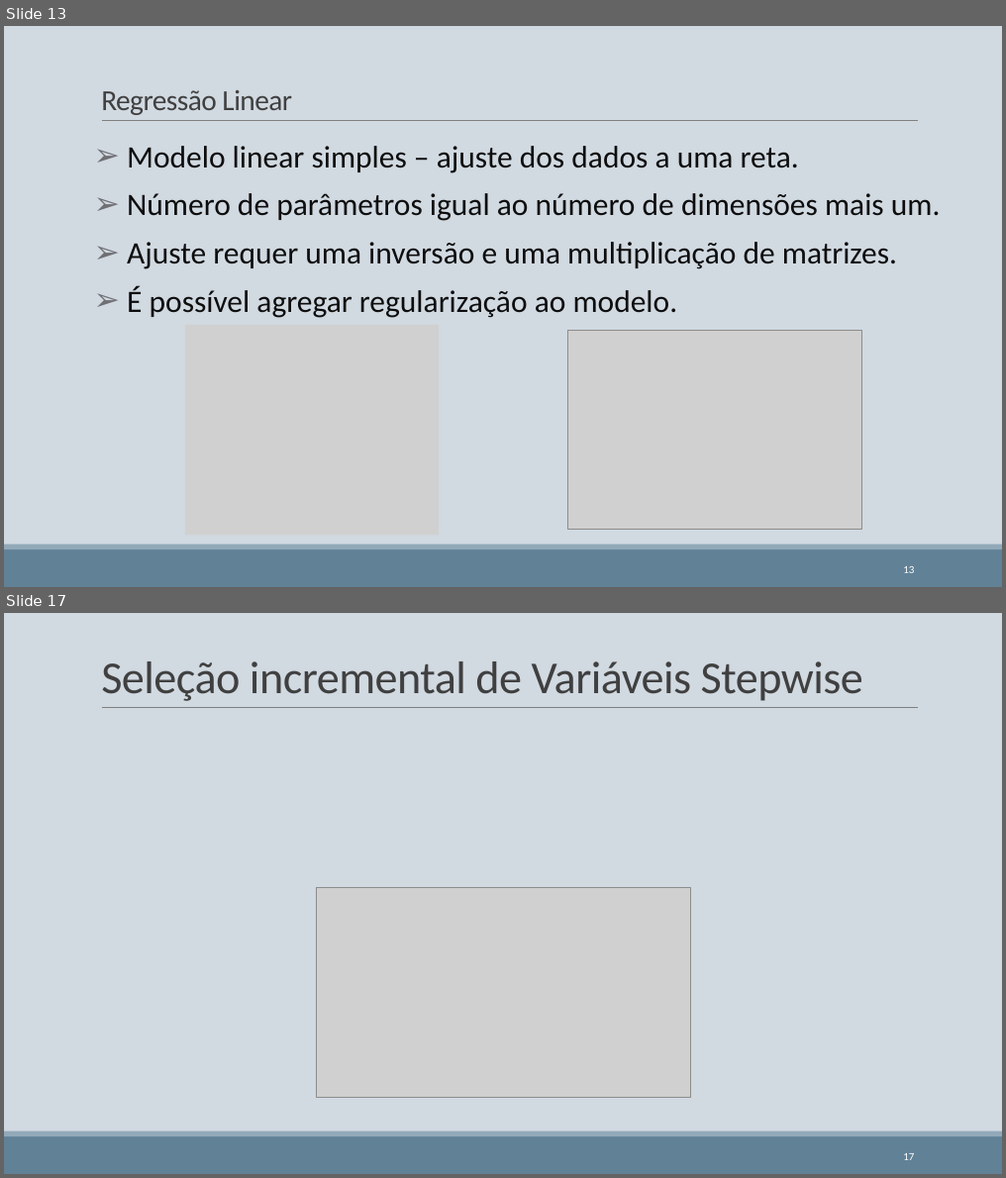
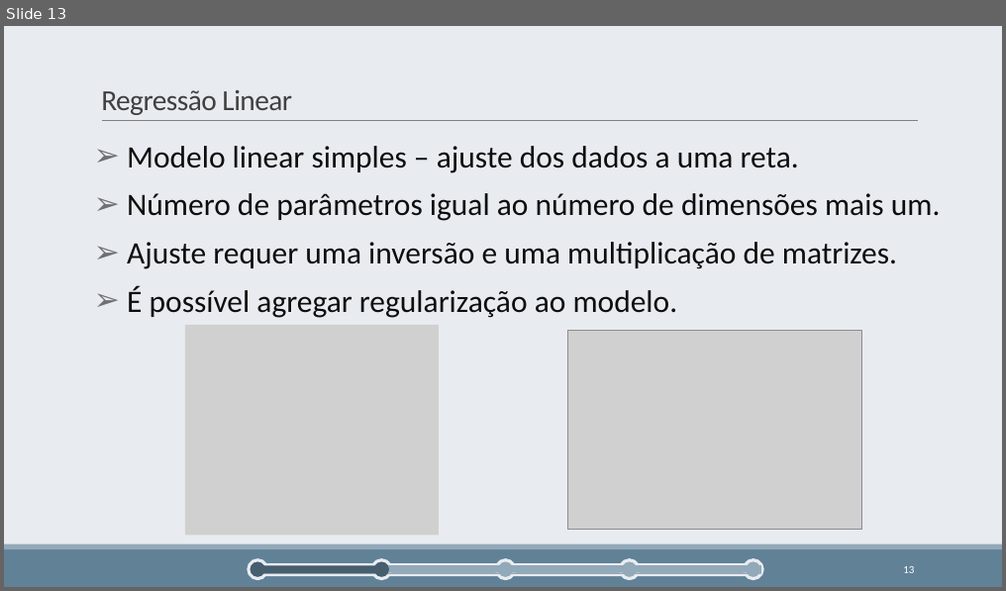
Before and after one commit to cmbhjv/TCC-Latex, a slide deck: TCC-Pres/Seleção Incremental de Variáveis utilizando Preditores Lineares e.pptx. Shown one above the other, each under a label of ours: slides 13 and 17 before the commit, slide 13 after it; the slides between them are not shown. The pictures are 1006x1178 and 1006x591 pixels, drawn with LibreOffice and Linux fonts; fonts in the diff are those of the drawing; grey boxes stand for pictures. Boxes give left, top, right and bottom in pixels: in the first picture for what was removed or moved away, otherwise in the second. Text is boxed around its words. In the diff, an @@ line names an element or a change of style, - is before the commit and + after.

```diff
--- a/TCC-Pres/Seleção Incremental de Variáveis utilizando Preditores Lineares e.pptx
+++ b/TCC-Pres/Seleção Incremental de Variáveis utilizando Preditores Lineares e.pptx
@@ slide 17 removed at (4, 613, 1002, 1174), background #D1D9E1; not listed: 3 template elements that a slide beside it also shows @@
@@ title removed at (101, 662, 863, 701) @@
-Seleção incremental de Variáveis Stepwise
@@ picture removed at (316, 888, 690, 1098) @@
@@ page number removed at (903, 1154, 914, 1160) @@
-17
@@ slide 13 changed as well @@
@@ background #D1D9E1 to #E8ECF0 @@
@@ ellipse added at (251, 562, 265, 577), fill #465E6E @@
@@ group added at (249, 561, 763, 579): 5 ellipses, 1 rounded rectangle, 1 rectangle @@
@@ rectangle added at (261, 567, 386, 574), fill #465E6E @@
@@ ellipse added at (371, 565, 381, 574), fill #465E6E @@
@@ ellipse added at (374, 562, 389, 577), fill #465E6E @@
```
Also in this commit, not shown: 15 other slides changed, 2 slides added.
